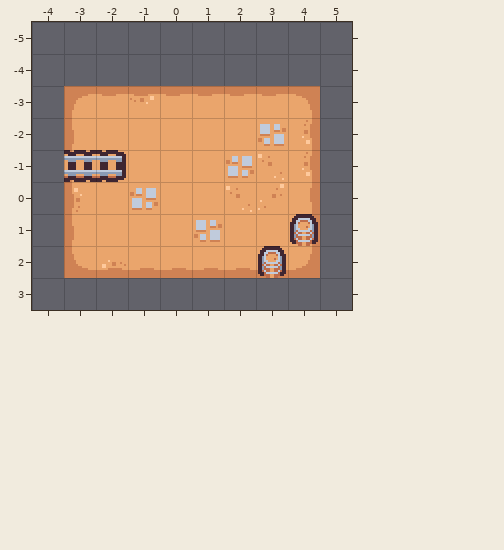
Two versions of a level (Tiled map, Assets/Tiled/TilemapGame/Tilemap.tmx). That is the earlier state.
Cells are 16x16 px. Shown: x -4..5, y -5..3.
Once edited:
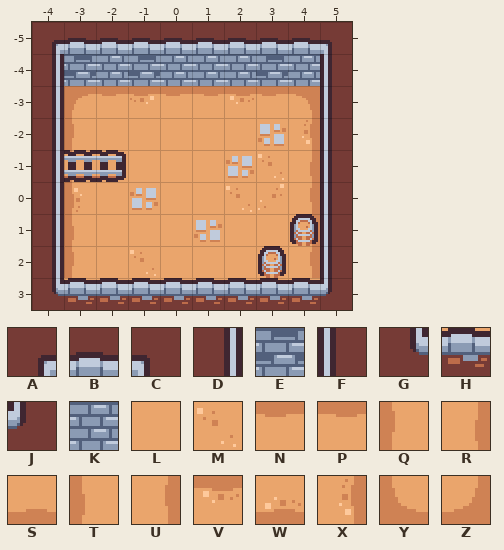
Key: from "TinyDungeon_Tilesheet": A 1, B 2, C 3, D 13, E 14, F 15, G 25, H 26, J 27, K 40, L 48, M 49, N 50, P 50 flipped left-right, Q 50 flipped on the diagonal, R 50 flipped on the other diagonal, S 50 turned 180, T 50 turned 270, U 50 turned 90, V 51 flipped left-right, W 51 turned 180, X 51 turned 90, Y 52 turned 180, Z 52 turned 90.
_ is an empty cell, . an unchanged one.
Tiles of an added or newly shown layer are drawn over the layers below it.
Commit message: walls with collision
The exact change:
--- layer "Floor"
@@ x -3..4 @@
--3 ....NN..
--2 T.......
--1 .......X
+-3 ....PV..
+-2 Q.......
+-1 .......R
@@ x -3..4 @@
- 2 YWSSSSWZ
+ 2 QLMLLLLU
--- layer "Wall" (added)
@@ x -4..5 @@
--5 __________
--4 __________
--3 _........_
--2 _........_
--1 _........_
- 0 _........_
- 1 _........_
- 2 _........_
- 3 __________
+-5 ABBBBBBBBC
+-4 DEKEKKKEKF
+-3 D........F
+-2 D........F
+-1 D........F
+ 0 D........F
+ 1 D........F
+ 2 D........F
+ 3 GHHHHHHHHJ
Where, in picture pixels (left, top, right, bottom), the same in both pictures:
changed: (32, 22, 352, 310)
